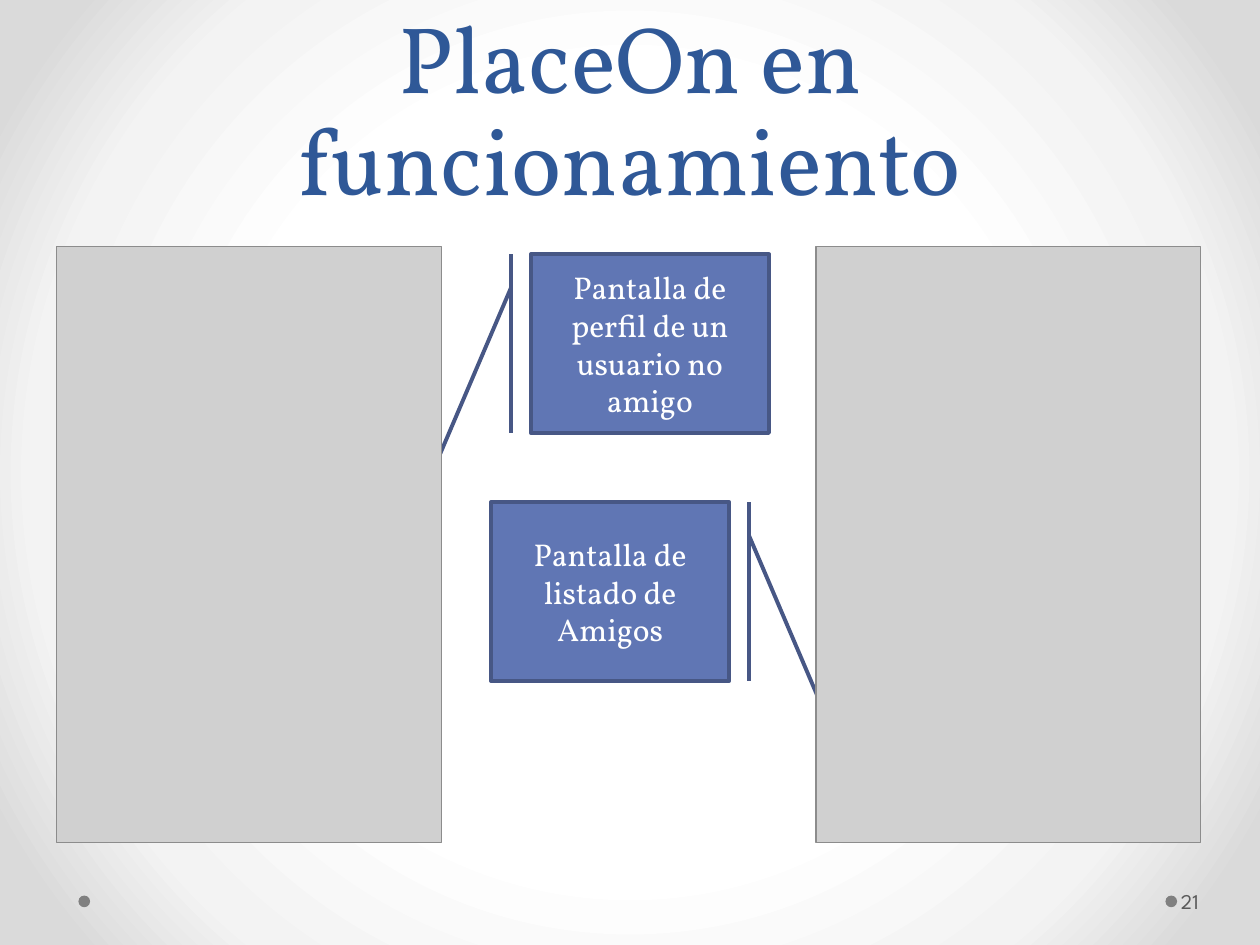
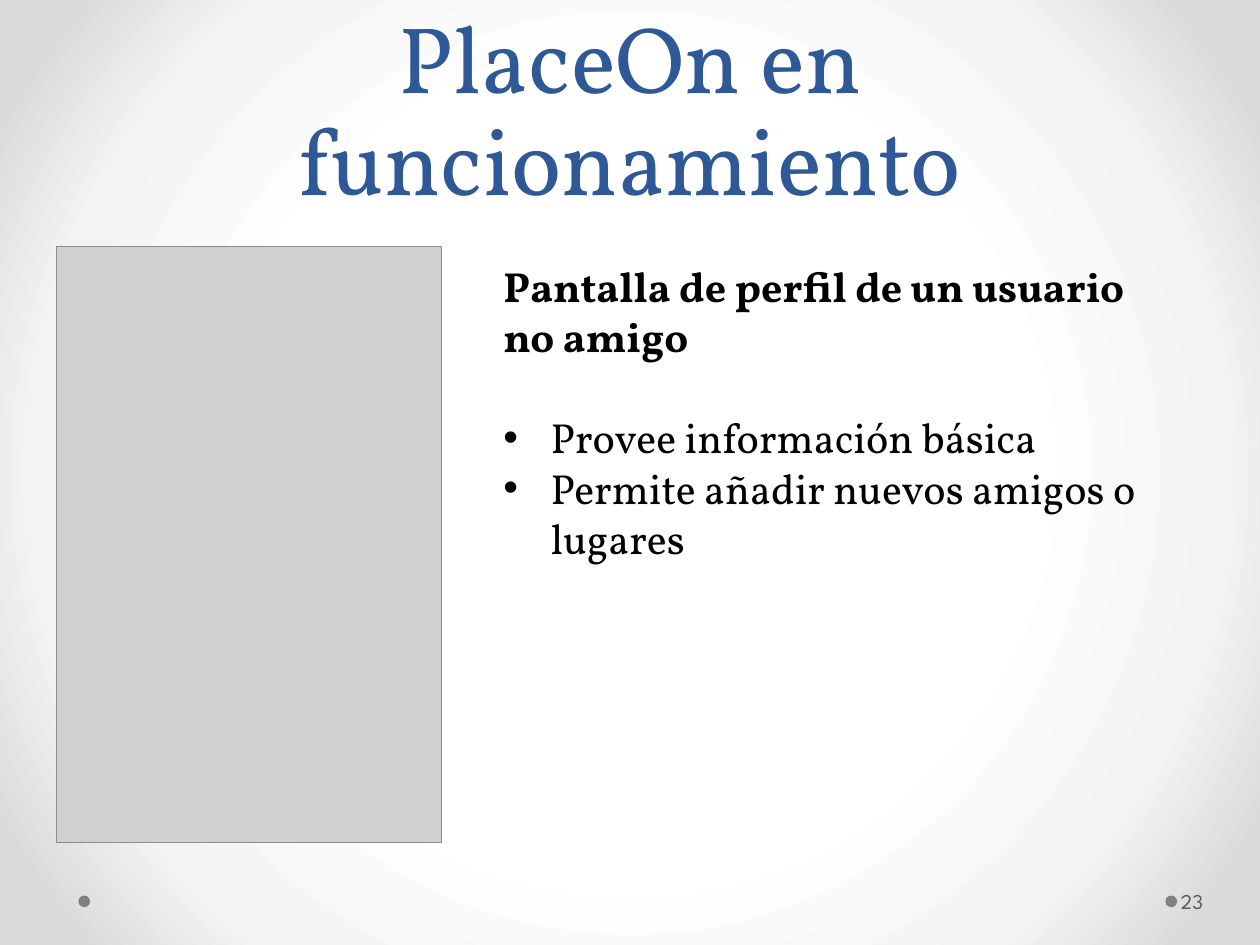
Before and after one commit to ygd182/placeon, a slide deck: slide 23 of Informes/PlaceOn.pptx (slide 21 before the commit). Drawn at 1260x945 pixels with LibreOffice and Linux fonts; fonts in the diff are those of the drawing; grey boxes stand for pictures. Boxes give left, top, right and bottom in pixels: in the first picture for what was removed or moved away, otherwise in the second. Text is boxed around its words. In the diff, an @@ line names an element or a change of style, - is before the commit and + after.

```diff
--- a/Informes/PlaceOn.pptx
+++ b/Informes/PlaceOn.pptx
@@ accent border callout removed at (530, 255, 769, 433) @@
-Pantalla de perfil de un usuario no amigo
@@ picture removed at (816, 247, 1201, 843) @@
@@ text added at (503, 272, 1135, 565), 24 pt, text #000000 @@
+Pantalla de perfil de un usuario no amigo
+• Provee información básica
+• Permite añadir nuevos amigos o lugares
@@ accent border callout removed at (491, 503, 730, 682) @@
-Pantalla de listado de Amigos
@@ page number at (1181, 895, 1203, 909): text changed @@
-21
+23
```
Also in this commit, not shown: 8 other slides changed, 7 slides added.
